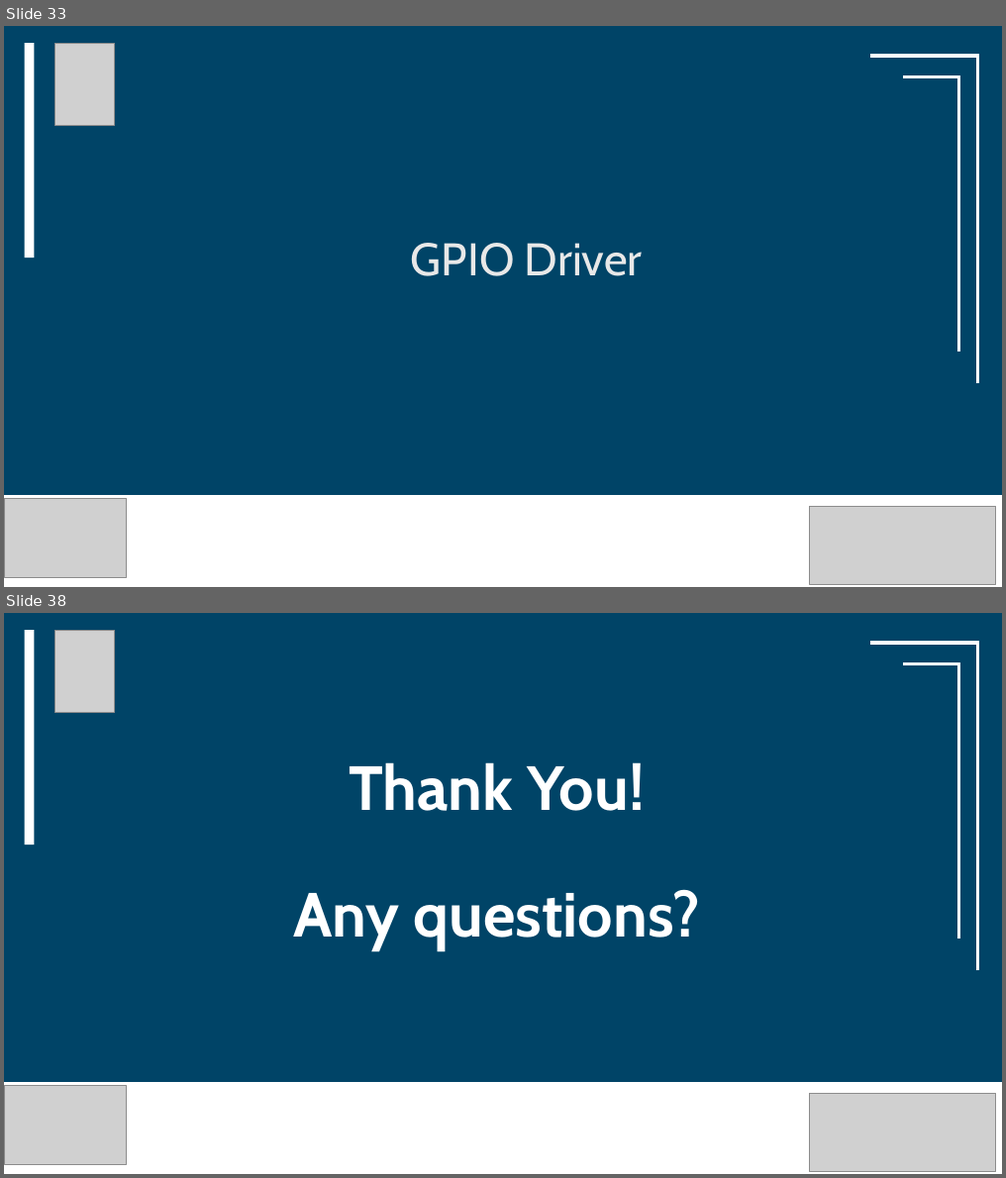
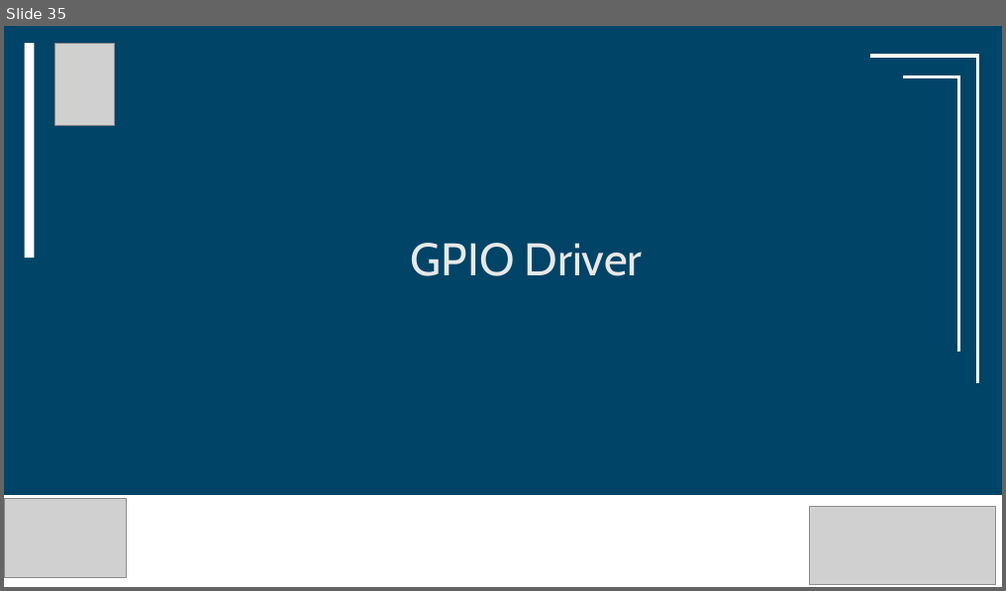
Before and after one commit to youefkh05/IEEE_CUSB26_Embedded, a slide deck: Sessions/4/Session4 Mariam/Session4.pptx. Shown one above the other, each under a label of ours: slides 33 and 38 before the commit, slide 35 after it; the slides between them are not shown. The pictures are 1006x1178 and 1006x591 pixels, drawn with LibreOffice and Linux fonts; fonts in the diff are those of the drawing; grey boxes stand for pictures. Boxes give left, top, right and bottom in pixels: in the first picture for what was removed or moved away, otherwise in the second. Text is boxed around its words. In the diff, an @@ line names an element or a change of style, - is before the commit and + after.

```diff
--- a/Sessions/4/Session4 Mariam/Session4.pptx
+++ b/Sessions/4/Session4 Mariam/Session4.pptx
@@ slide 38 removed at bbox=[4, 613, 1002, 1174], background #FFFFFF @@
@@ rectangle removed at bbox=[4, 613, 1002, 1174] @@
@@ rectangle removed at bbox=[24, 630, 34, 845] @@
@@ picture removed at bbox=[54, 630, 115, 713] @@
@@ group removed at bbox=[870, 642, 979, 970]: 4 lines @@
@@ text removed at bbox=[349, 762, 644, 811] @@
-Thank You!
@@ text removed at bbox=[293, 889, 700, 951] @@
-Any questions?
@@ rectangle removed at bbox=[4, 1077, 1002, 1174] @@
@@ rectangle removed at bbox=[4, 1082, 1002, 1174] @@
@@ picture removed at bbox=[4, 1086, 127, 1164] @@
@@ picture removed at bbox=[4, 1095, 127, 1173] @@
@@ picture removed at bbox=[803, 1098, 1002, 1174] @@
@@ picture removed at bbox=[810, 1093, 996, 1172] @@
@@ what was slide 33 is now slide 35 @@
```
Also in this commit, not shown: 9 slides changed, 3 slides added, 1 other file.
